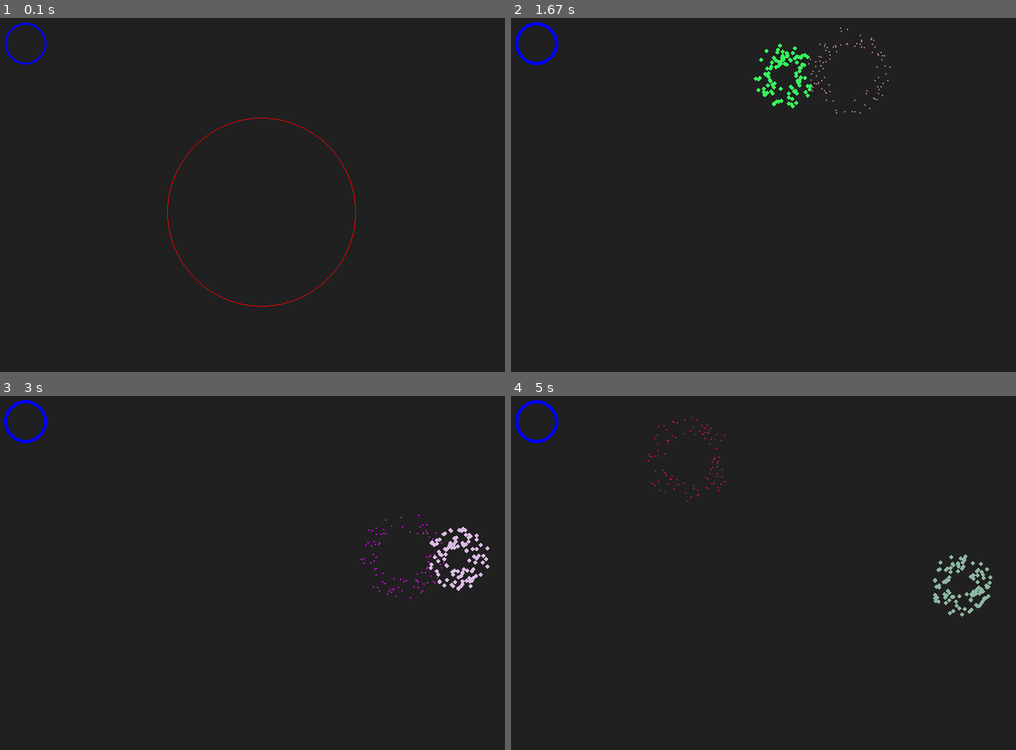
Above: before the commit, frames 1-4 (two rows, left to right).
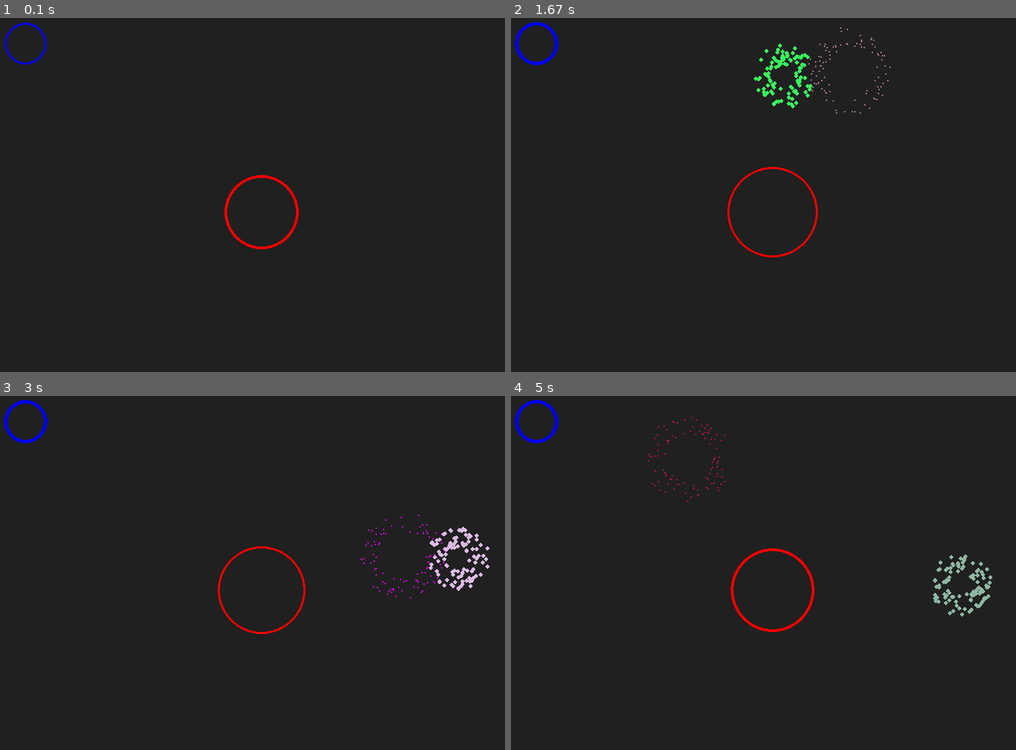
Above: after the commit, the same moments.

Repository: chanrt/pygame-anim
Game: pygame game, started from main.py
Two runs of this game, one before a commit and one after it. Both use one fixed random seed, a clock stepped at 60 frames per second and the inputs below.
Inputs (mouse positions are in pixels of both pictures, inside the frame that each line leads up to):
- Up to frame 1 (0.1 s): no input
- Up to frame 2 (1.67 s): click (773, 212) at 0.38 s; click (642, 216) at 0.72 s; click (849, 71) at 1.05 s; click (783, 78) at 1.38 s
- Up to frame 3 (3 s): click (267, 633) at 1.72 s; click (398, 654) at 2.05 s; click (404, 555) at 2.38 s; click (459, 558) at 2.72 s
- Up to frame 4 (5 s): click (960, 668) at 3.05 s; click (798, 573) at 3.38 s; click (652, 519) at 3.72 s; click (920, 633) at 4.05 s; click (687, 459) at 4.38 s; click (960, 583) at 4.72 s

The runs differ from the first frame. In frame 1, 0.5% of the frame differs, in the area x 33-71%, y 28-82%; in frame 2, 0.3%; in frame 3, 0.3%; in frame 4, 0.4%.

Commit message:
Added ripple generator

Diff:
--- a/main.py
+++ b/main.py
@@ -4,6 +4,7 @@
 from explosion import Explosion
 from highlight import Highlight
 from ripple import Ripple
+from ripple_generator import RippleGenerator
 
 
 def loop():
@@ -14,11 +15,11 @@
     bg_color = pg.Color(32, 32, 32)
 
     highlight = Highlight(50, 50, 30, pg.Color("blue"), screen)
-    ripple = Ripple(400, 300, 150, 30, pg.Color("red"), screen)
+    ripple_generator = RippleGenerator(400, 300, 50, 100, 90, 1, pg.Color("red"), screen)
 
     animations = []
     animations.append(highlight)
-    animations.append(ripple)
+    animations.append(ripple_generator)
 
     while True:
         clock.tick(60)
--- a/ripple.py
+++ b/ripple.py
@@ -42,5 +42,4 @@
 
     def render(self):
         if self.display:
-            print(self.thickness)
             pg.draw.circle(self.screen, self.color, (int(self.x), int(self.y)), int(self.radius), int(self.thickness))
--- /dev/null
+++ b/ripple_generator.py
@@ -0,0 +1,51 @@
+from ripple import Ripple
+
+class RippleGenerator:
+    def __init__(self, x, y, start_radius, end_radius, gen_radius, speed, color, screen):
+        self.x = x
+        self.y = y
+        self.start_radius = start_radius
+        self.end_radius = end_radius
+        self.gen_radius = gen_radius
+        self.speed = speed
+        self.color = color
+        self.screen = screen
+
+        self.display = True
+
+        self.ripples = []
+        first_ripple = Ripple(x, y, start_radius, end_radius, color, screen)
+        first_ripple.speed = self.speed
+        self.ripples.append(first_ripple)
+
+    def move(self, x, y):
+        self.x = x
+        self.y = y
+
+        for ripple in self.ripples:
+            ripple.x = x
+            ripple.y = y
+
+    def update(self):
+        for ripple in self.ripples:
+            ripple.update()
+
+        recent_ripple = self.ripples[-1]
+        if recent_ripple.inwards:
+            if recent_ripple.radius < self.gen_radius:
+                new_ripple = Ripple(self.x, self.y, self.start_radius, self.end_radius, self.color, self.screen)
+                new_ripple.speed = self.speed
+                self.ripples.append(new_ripple)
+        else:
+            if recent_ripple.radius > self.gen_radius:
+                new_ripple = Ripple(self.x, self.y, self.start_radius, self.end_radius, self.color, self.screen)
+                new_ripple.speed = self.speed
+                self.ripples.append(new_ripple)
+
+        for ripple in self.ripples:
+            if ripple.display == False:
+                self.ripples.remove(ripple)
+
+    def render(self):
+        for ripple in self.ripples:
+            ripple.render()
